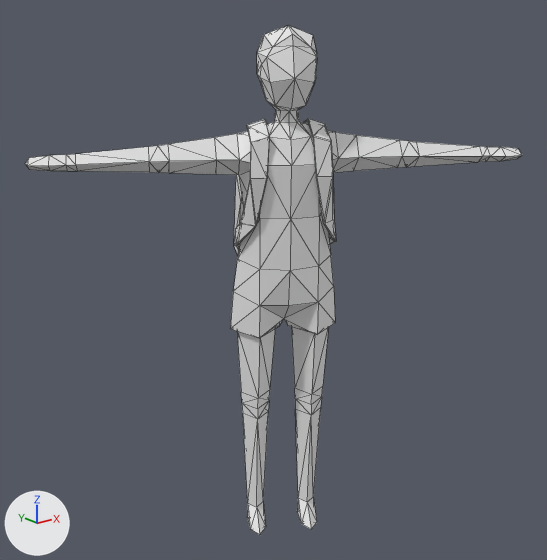
An edit to the FBX model Assets/CityPeople/Animations/FemaleTeen/Standing Torch.fbx, drawn before and after from the same camera.
Camera for both pictures: a camera (50 mm lens) standing at (-1.312, -1.584, 1.434) and looking at (-0.016, 0.036, 0.785). Every picture has the same lights, and +X, +Y and +Z are marked at lower left. The picture after the commit comes second. Mesh edges are drawn as thin lines. Where no turn or scale is listed for an object, it has been applied to the vertices.

Names of what the first picture shows: 'Backpack', 'CityPeople_Female_Teen'.
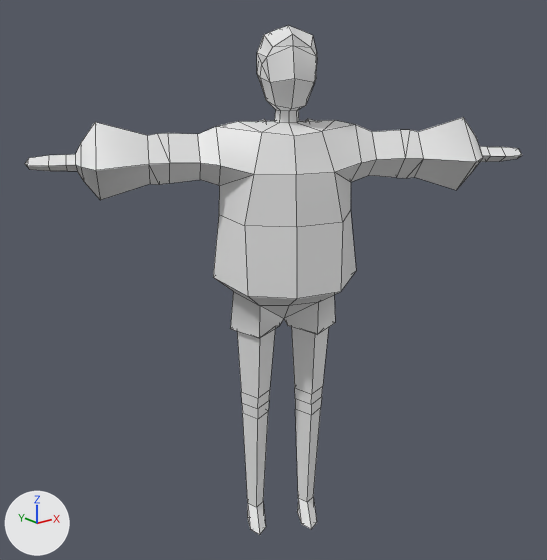
Patch to the scene script:
```diff
--- a/Assets/CityPeople/Animations/FemaleTeen/Standing Torch.fbx.py
+++ b/Assets/CityPeople/Animations/FemaleTeen/Standing Torch.fbx.py
@@ mat_maincolor @@
+mat_maincolor = principled_material('MainColor')
+mat_maincolor.base_color = (0.8, 0.8, 0.8)  # white #e7e7e7
@@ mat_patches01 @@
+mat_patches01 = principled_material('Patches01')
+mat_patches01.base_color = (0.8, 0.8, 0.8)  # white #e7e7e7
@@ me_citypeople_female_teen_001 @@
 # used by ob_citypeople_female_teen; location = (0.02, 0.046, -0.011)
-me_citypeople_female_teen_001.from_pydata(...)  # 274 vertices, 542 faces; spans x -0.618..0.579, y -0.393..0.304, z -0.004..1.487
+me_citypeople_female_teen_001.from_pydata(...)  # 292 vertices, 337 faces; spans x -0.618..0.579, y -0.393..0.304, z -0.004..1.487
+# me_citypeople_female_teen_001 part 2: 53 vertices moved from x -0.34..0.301, y -0.226..0.149, z 0.816..1.224 to x -0.49..0.452, y -0.307..0.218, z 0.794..1.247; 16 vertices removed from x -0.354..0.315, y -0.249..0.16, z 0.867..1.188; 34 vertices added at x -0.518..0.479, y -0.382..0.294, z 0.821..1.296
+me_citypeople_female_teen_001.materials.append(mat_patches01)  # white #e7e7e7
+me_citypeople_female_teen_001.materials.append(mat_maincolor)  # white #e7e7e7
@@ me_backpack_002 @@
 # used by ob_backpack; location = (0.02, 0.046, -0.011)
-me_backpack_002.from_pydata(...)  # 82 vertices, 144 faces; spans x -0.155..0.179, y -0.169..0.18, z 0.84..1.251
+me_backpack_002.from_pydata(...)  # 88 vertices, 134 faces; spans x -0.155..0.179, y -0.169..0.18, z 0.84..1.251
+# me_backpack_002 part 1
+# 32 faces are deleted
+# 6 vertices are added at (0.12, -0.04, 0.933), (0.066, 0.111, 0.961), (0.015, 0.019, 0.926), (0.171, 0.052, 0.968), (-0.091, 0.077, 0.934), (-0.04, 0.169, 0.969)
+# 19 new faces join them, mat_maincolor (white #e7e7e7)
+# 3 new faces join them, mat_patches01 (white #e7e7e7)
+me_backpack_002.materials.append(mat_patches01)  # white #e7e7e7
+me_backpack_002.materials.append(mat_maincolor)  # white #e7e7e7
```

Location of each change, (x1, y1, x2, y2) in pixels of the pictures (547 x 560 px; the box of a moved part takes in the faces that stretch with it):
'Backpack', reshaped (mostly hidden afterwards): before (234, 119, 336, 255); after (260, 119, 314, 122)
part 1 of me_backpack_002, moved or reshaped (not visible afterwards): before (234, 175, 243, 255)
part 2 of me_citypeople_female_teen_001, moved or reshaped: before (76, 121, 483, 306); after (76, 117, 483, 306)
